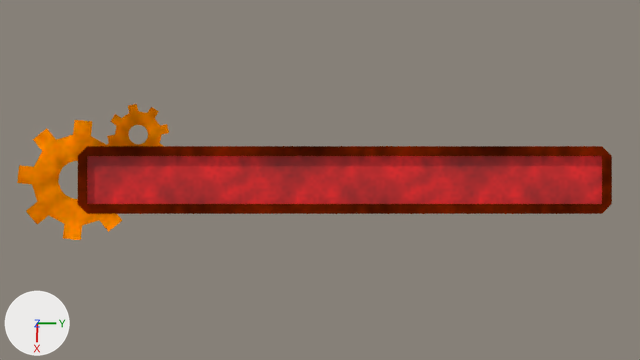
One commit to the Blender file Models/mdl_healthBar.blend: the scene before it, then after it.
Camera for both pictures: the file's camera 'Camera'. Every picture has the same lights, and +X, +Y and +Z are marked at lower left. The same objects are shown in both versions, whatever each file hides.
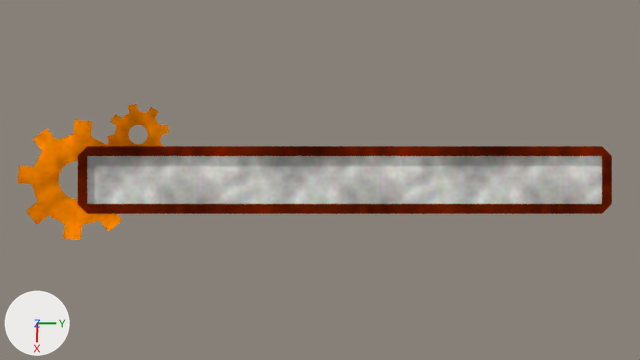
The change, as a list of edits to the scene's bpy script:
```text
Change mat_material_003:
    remove n2 = _N.new('ShaderNodeRGB'); n2.name = 'RGB'
    remove n2.outputs[0].default_value = (1.0, 0.0, 0.00292, 1.0)  # 'Color', red #ff000a
    add n2 = _N.new('ShaderNodeRGB'); n2.name = 'RGB'
    add n2.outputs[0].default_value = (1.0, 0.984, 0.937, 1.0)  # 'Color', white #fffdf8
```

Boxes [x1, y1, x2, y2] around the edits, measured in the pictures (640 x 360 px):
'Cube.002', recoloured (red to white): [84, 152, 606, 208] in both
